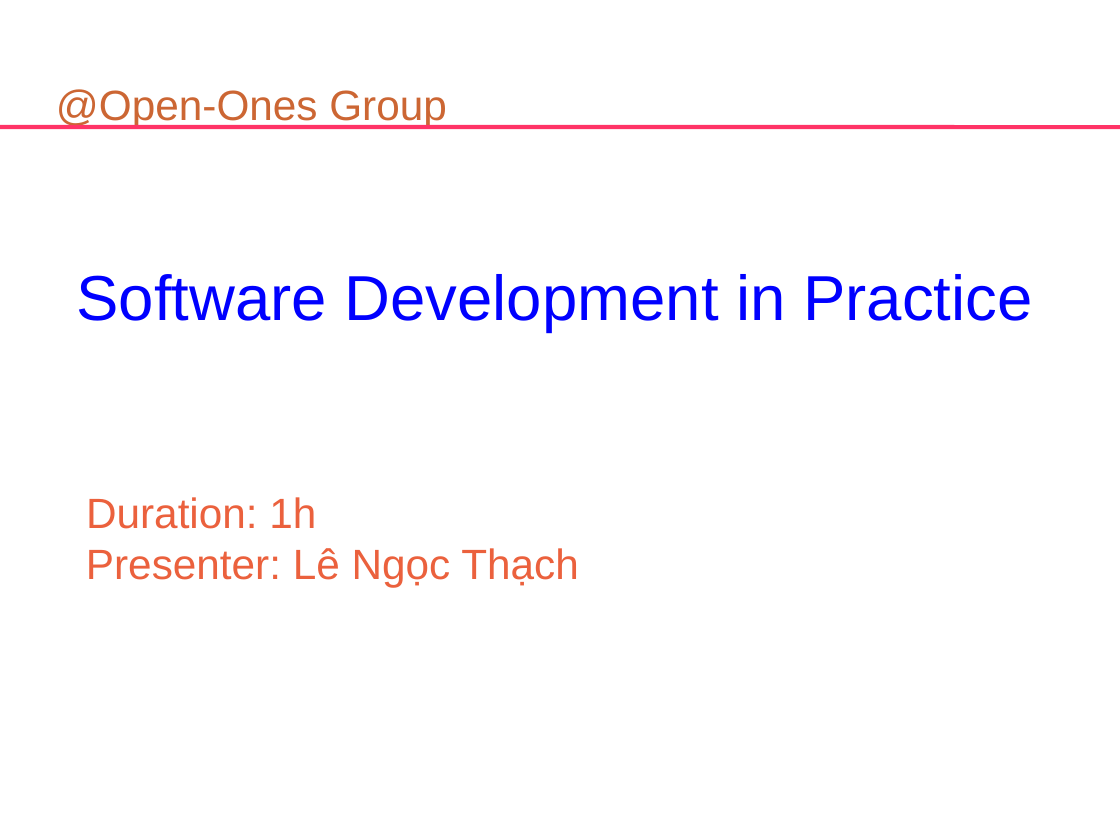
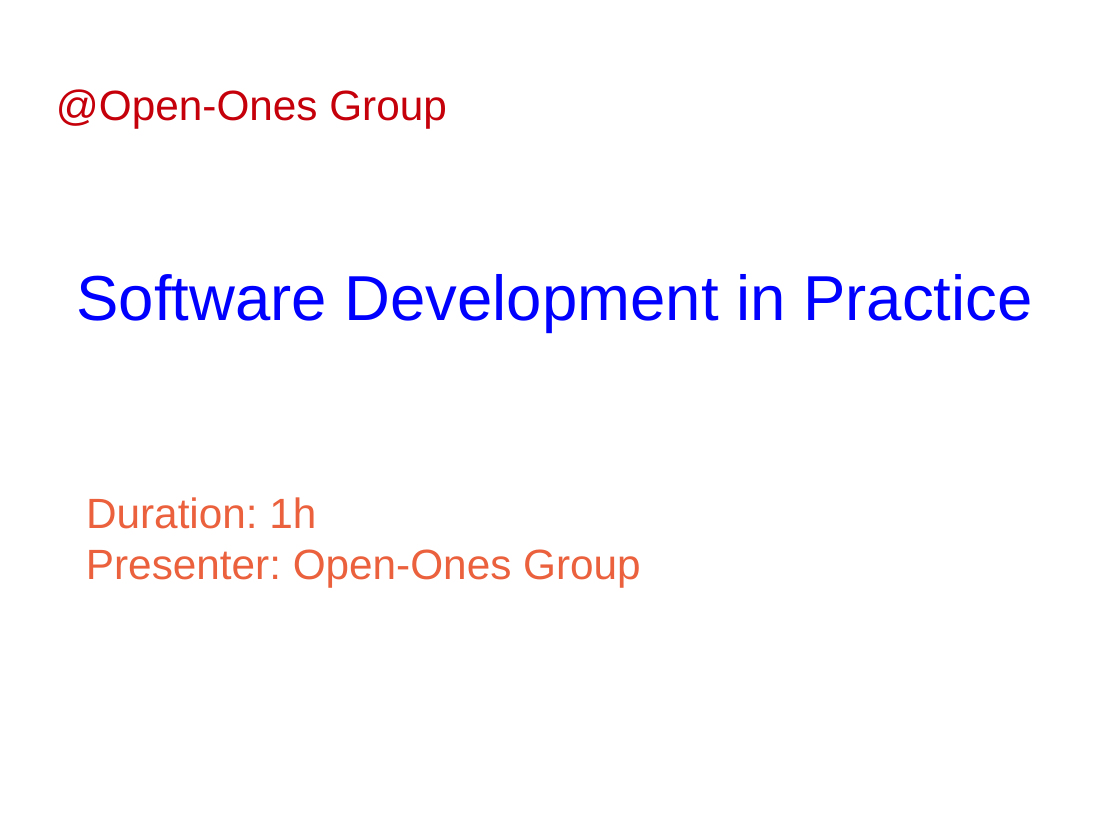
Before and after one commit to shindo59/open-ones, a slide deck: slide 1 of trunk/SDP/Wip/Document/Slide/SDP_SDLC.odp. Drawn at 1120x840 pixels with LibreOffice and Linux fonts; fonts in the diff are those of the drawing; background and template pictures are left out. Boxes give left, top, right and bottom in pixels: in the first picture for what was removed or moved away, otherwise in the second. Text is boxed around its words. In the diff, an @@ line names an element or a change of style, - is before the commit and + after.

```diff
--- a/trunk/SDP/Wip/Document/Slide/SDP_SDLC.odp
+++ b/trunk/SDP/Wip/Document/Slide/SDP_SDLC.odp
@@ title "@Open-Ones Group" at [56, 89, 447, 128]: text colour #CC6633 to #C5000B @@
@@ line removed from (0, 127) to (1120, 127) @@
@@ line removed from (4, 129) to (1120, 129) @@
@@ subtitle at [86, 549, 641, 587]: text changed @@
-Presenter: Lê Ngọc Thạch
+Presenter: Open-Ones Group
```
Also in this commit, not shown: 13 other slides changed, 1 other file.
